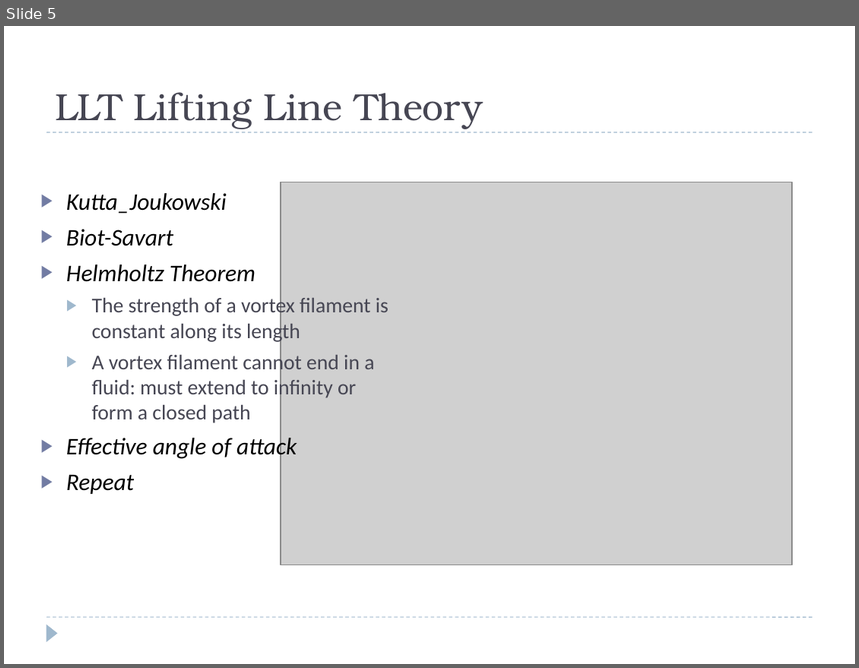
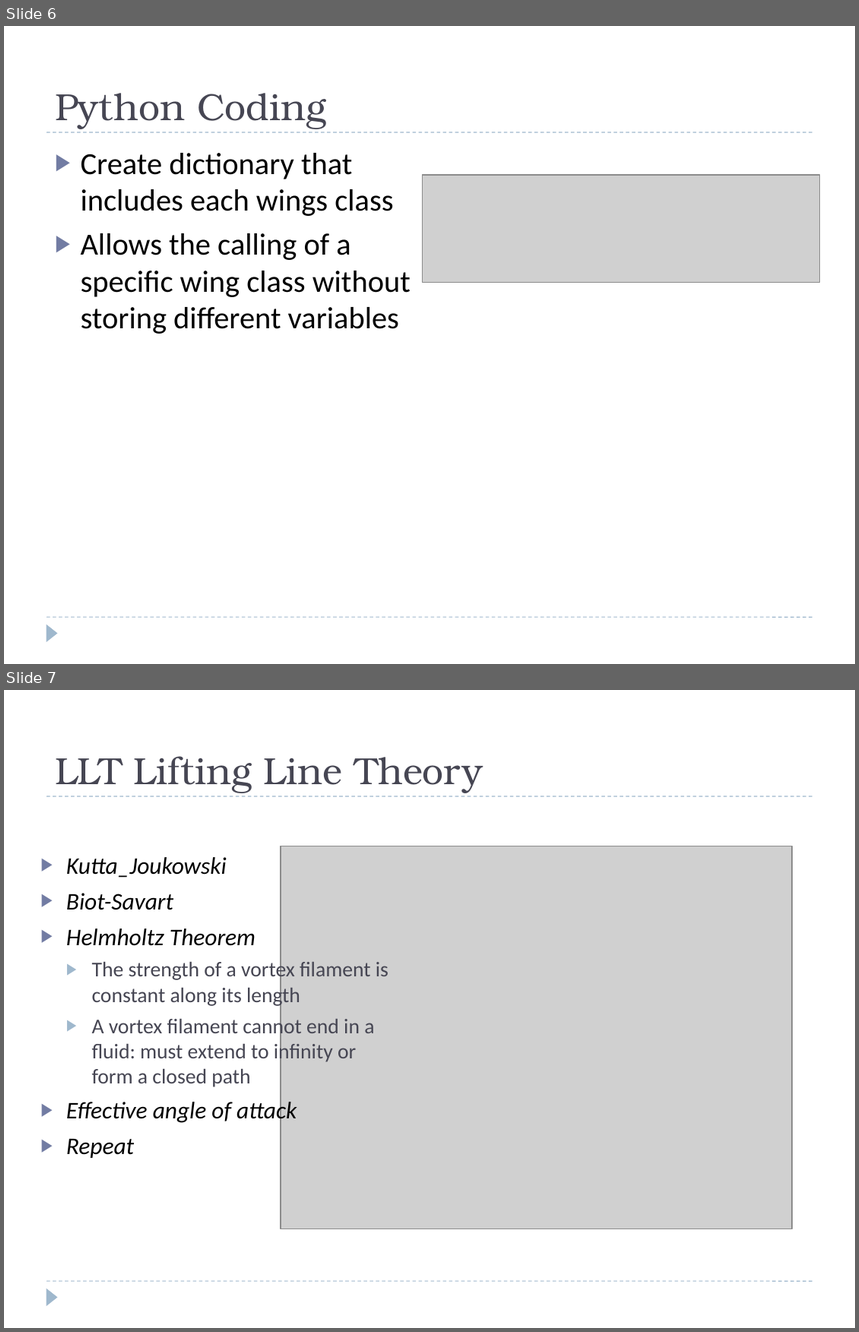
Before and after one commit to colinparker/Pterosaur, a slide deck: XFLR5 Methods and Their Application in.pptx. Shown one above the other, each under a label of ours: slide 5 before the commit, slides 6 and 7 after it. The pictures are 859x668 and 859x1332 pixels, drawn with LibreOffice and Linux fonts; fonts in the diff are those of the drawing; grey boxes stand for pictures. Boxes give left, top, right and bottom in pixels: in the first picture for what was removed or moved away, otherwise in the second. Text is boxed around its words. In the diff, an @@ line names an element or a change of style, - is before the commit and + after.

```diff
--- a/XFLR5 Methods and Their Application in.pptx
+++ b/XFLR5 Methods and Their Application in.pptx
@@ slide 6 added at <box>4,26,855,664</box>, background #FFFFFF; not listed: 3 template elements that a slide beside it also shows @@
@@ title added at <box>55,93,326,129</box>, 32 pt, text #464653 @@
+Python Coding
@@ text added at <box>81,153,411,334</box>, 26 pt, text #000000 @@
+▶ Create dictionary that includes each wings class
+▶ Allows the calling of a specific wing class without storing different variables
@@ picture added at <box>423,175,820,282</box> @@
@@ what was slide 5 is now slide 7 @@
```
Also in this commit, not shown: 5 slides changed, 7 other slides added, 6 slides removed, 7 other files.
